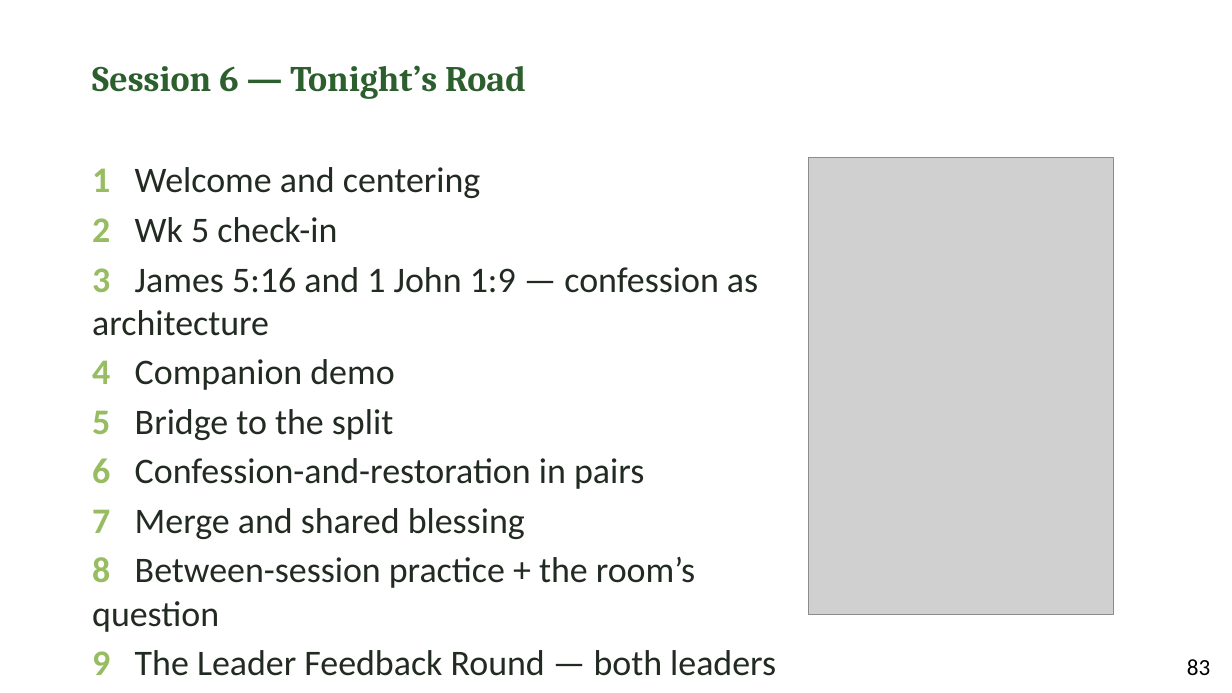
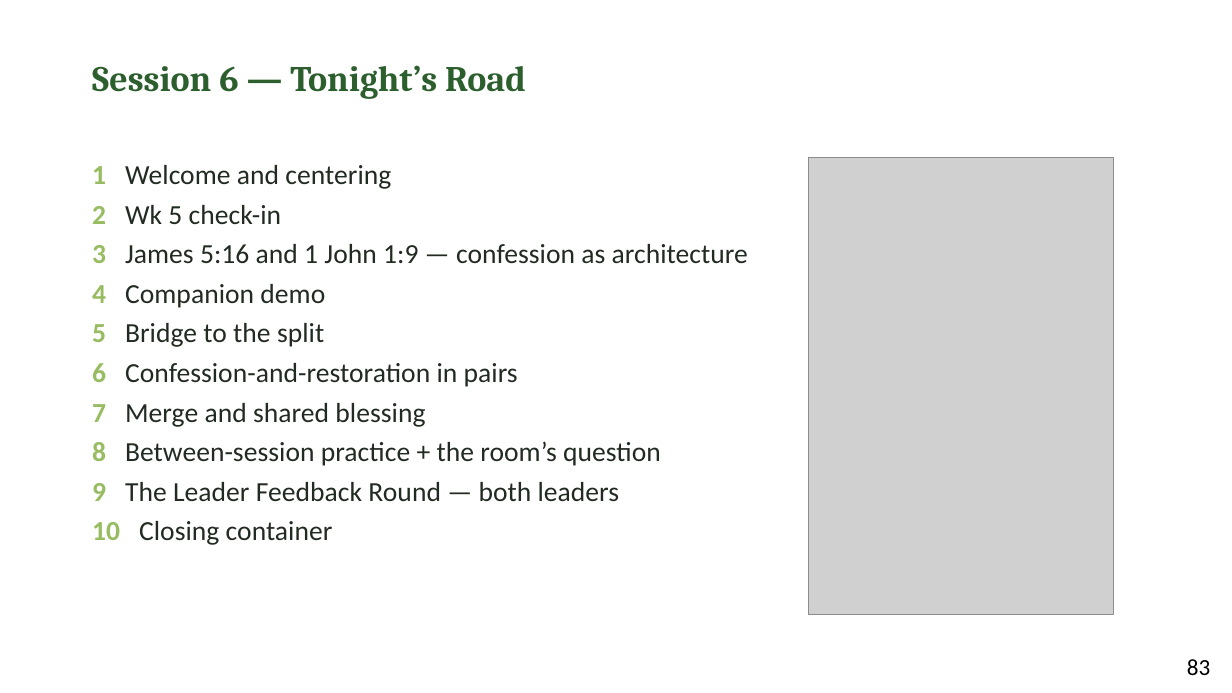
Before and after one commit to jgtittle-ministries/fellowship-of-the-heart-pilot-at-cca-dev, a slide deck: slide 4 of _implementation-notes/evening-series/FotH Evening Session 6 Slides DRAFT v1.pptx. Drawn at 1232x693 pixels with LibreOffice and Linux fonts; fonts in the diff are those of the drawing; grey boxes stand for pictures. Boxes give left, top, right and bottom in pixels: in the first picture for what was removed or moved away, otherwise in the second. Text is boxed around its words. In the diff, an @@ line names an element or a change of style, - is before the commit and + after.

```diff
--- a/_implementation-notes/evening-series/FotH Evening Session 6 Slides DRAFT v1.pptx
+++ b/_implementation-notes/evening-series/FotH Evening Session 6 Slides DRAFT v1.pptx
@@ text "1 Welcome and centering" at [92, 165, 748, 545]: size 28 to 21.6 pt @@
```
Also in this commit, not shown: 5 other slides changed, 2 other files.
